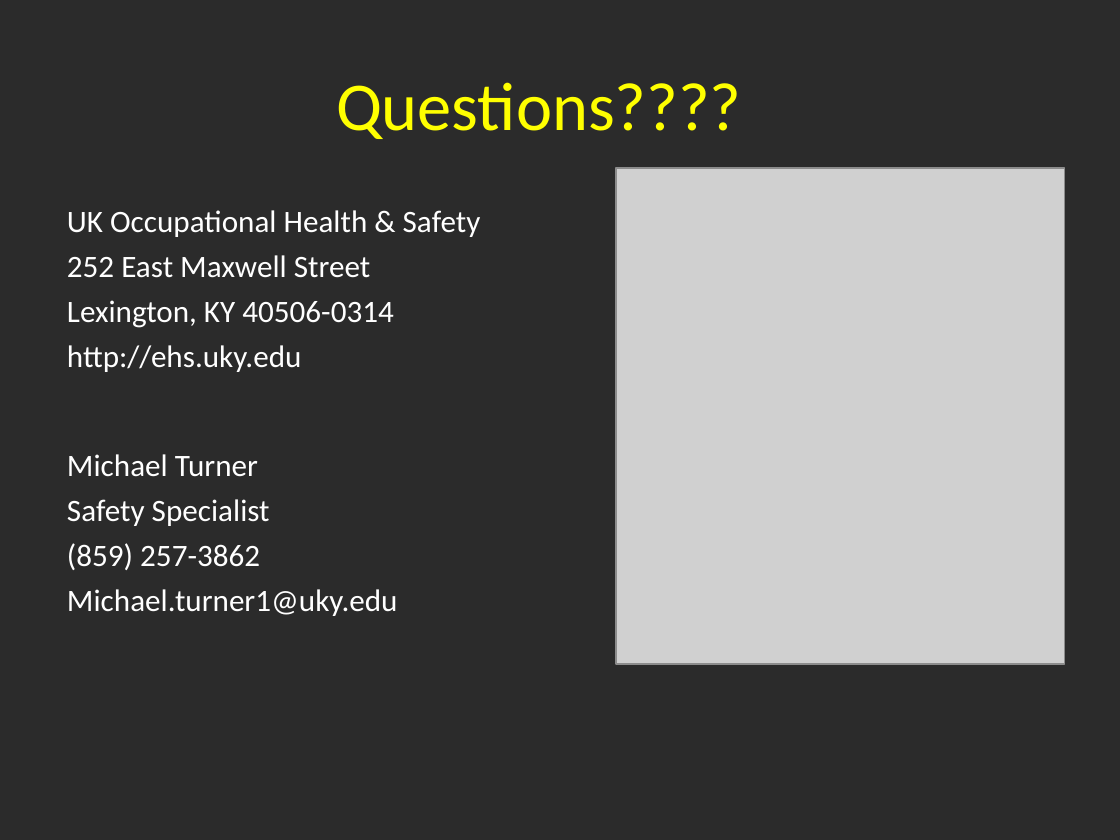
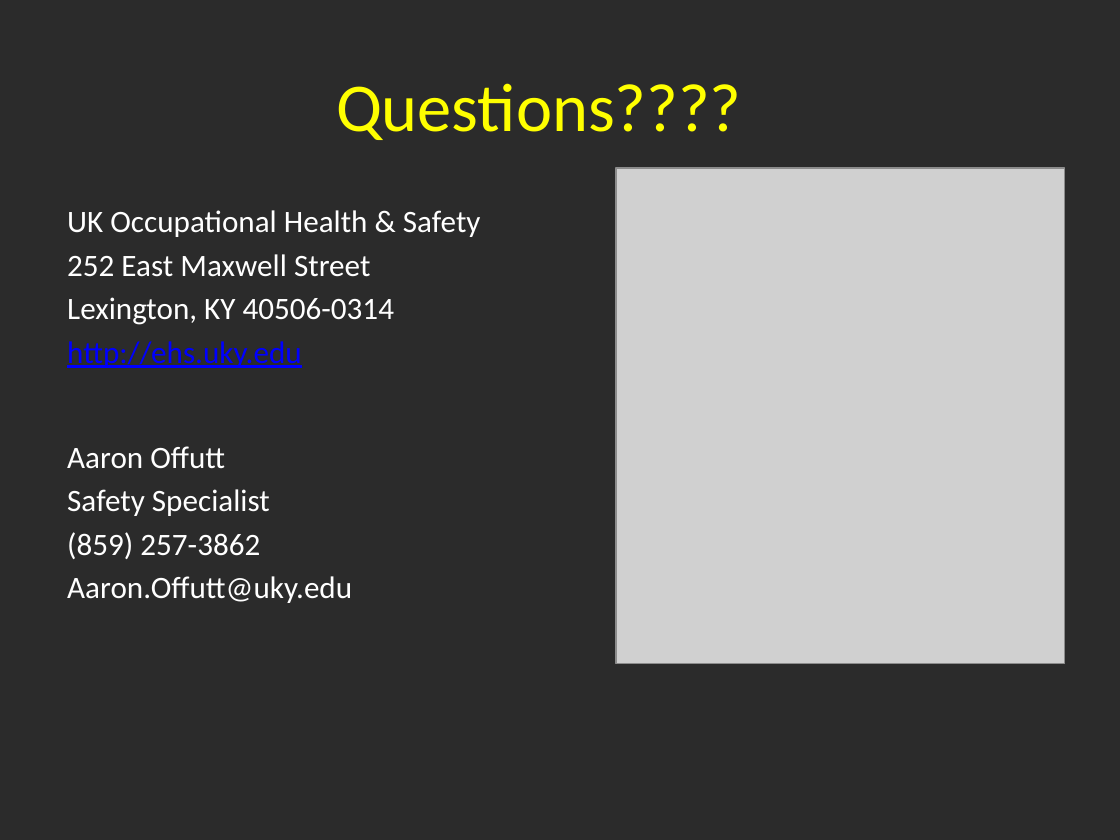
Before and after one commit to DCurrent/ehs-web, a slide deck: slide 23 of docs/ppt/train_utility_cart.pps. Drawn at 1120x840 pixels with LibreOffice and Linux fonts; fonts in the diff are those of the drawing; grey boxes stand for pictures; background and template pictures are left out; a plain dark background stands for a picture behind light text. Boxes give left, top, right and bottom in pixels: in the first picture for what was removed or moved away, otherwise in the second. Text is boxed around its words. In the diff, an @@ line names an element or a change of style, - is before the commit and + after.

```diff
--- a/docs/ppt/train_utility_cart.pps
+++ b/docs/ppt/train_utility_cart.pps
@@ text at (x1=67, y1=210, x2=481, y2=559): text colour #FFFFFF to #0000FF, underline on in "http://ehs.uky.edu"; less space between paragraphs @@
@@ text at (x1=67, y1=446, x2=225, y2=469): text changed @@
-Michael Turner
+Aaron Offutt
@@ text at (x1=67, y1=576, x2=352, y2=603): text changed @@
-Michael.turner1@uky.edu
+Aaron.Offutt@uky.edu
```
Also in this commit, not shown: 18 other slides changed.
